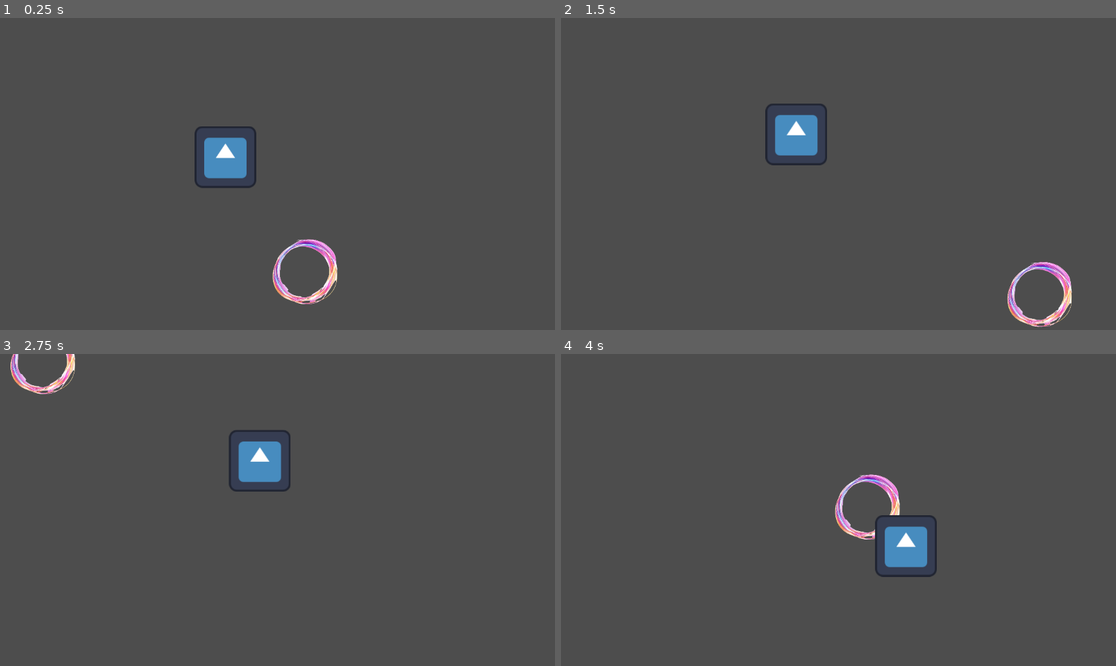
Above: before the commit, frames 1-4 (two rows, left to right).
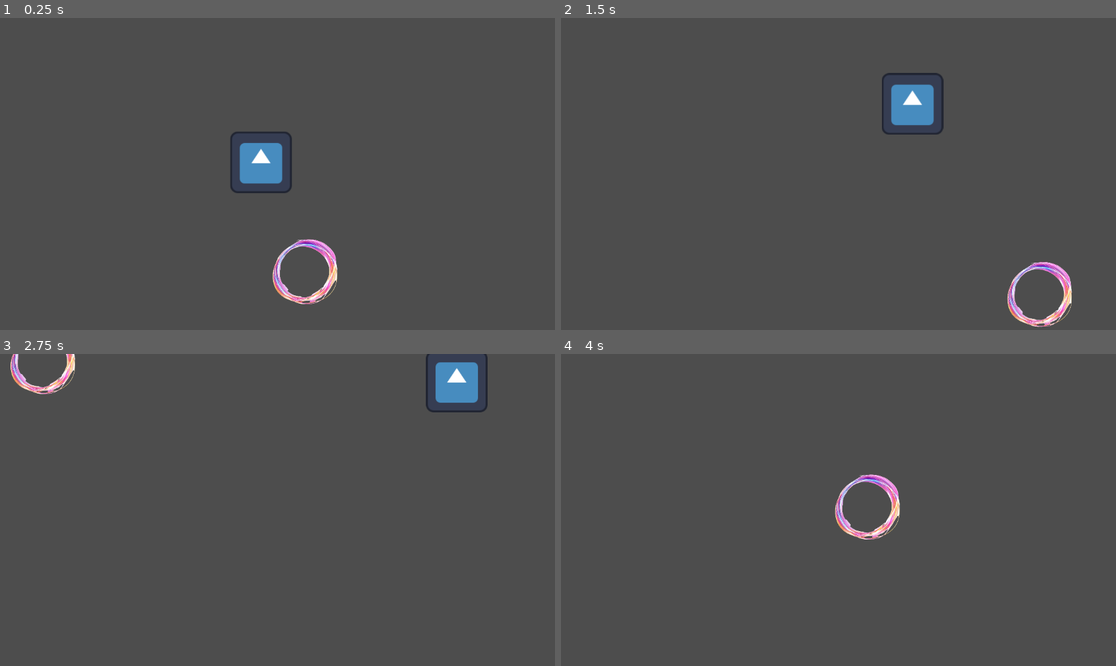
Above: after the commit, the same moments.

Repository: cc413323/ball
Game: Godot game, scene res://scenes/main.tscn
Two runs of this game, one before a commit and one after it. Both use one fixed random seed, a clock stepped at 60 frames per second and the inputs below. The engine's default icon, where the game draws it, is replaced by a stand-in: a white triangle on a blue panel in a dark square.
Inputs:
- Up to frame 1 (0.25 s): no input
- Up to frame 2 (1.5 s): hold Right (ui_right) 0.53-1.28 s; hold Down (ui_down) from 1.28 s (still down)
- Up to frame 3 (2.75 s): release Down (ui_down) at 2.03 s; hold Right (ui_right) from 2.03 s (still down)
- Up to frame 4 (4 s): release Right (ui_right) at 2.78 s; hold Up (ui_up) 2.78-3.53 s; hold Left (ui_left) from 3.53 s (still down)

The runs differ from the first frame. In frame 1, 2.2% of the frame differs, in the area x 35-53%, y 34-57%; in frame 2, 2.7%, in the area x 36-69%, y 17-48%; in frame 3, 2.5%; in frame 4, 1.4%.
Error before the commit: Attempt to call function 'seek_end' in base 'null instance' on a null instance. (res://scripts/data_collection.gd:52)
Error after the commit: Attempt to call function 'seek_end' in base 'null instance' on a null instance. (res://scripts/data_collection.gd:65)

Commit message:
fixed code in attempt to make data collection better. nope runs straight to corner. working on including respect to wall now

Diff:
--- a/data/bot_model.json
+++ b/data/bot_model.json
@@ -1 +1 @@
-[[0.00019212969241207313, 0.00012808215384289557], [0.024032959567195093, 0.05112947532726356], [-0.0010093660527379505, -0.0007343574851874091]]
+[[0.13688213025279358, -0.07591839435381177], [0.25969804866535284, -0.14027115939706855], [-0.0005237390456963587, 0.0002763039957048574]]
--- a/scripts/bot_manager.gd
+++ b/scripts/bot_manager.gd
@@ -56,7 +56,7 @@
 func _physics_process(delta):
 	var features = compute_features(global_position, rotation, ball.global_position)
 	var move_vec = predict_move(features)
-	move_vec = snap_8_directions(move_vec)
+	#move_vec = snap_8_directions(move_vec)
 
 	move_vec = move_vec.normalized() * speed
 
@@ -65,11 +65,14 @@
 
 	move_and_slide()  # NO arguments in Godot 4!
 
-	# --- Clamp to screen relative to (0,0) center ---
-	var screen_size = get_viewport_rect().size
-	var margin = 20
-	var half_w = screen_size.x / 2
-	var half_h = screen_size.y / 2
+	var margin = 50
+	var screen = get_viewport_rect().size
 
-	global_position.x = clamp(global_position.x, -half_w + margin, half_w - margin)
-	global_position.y = clamp(global_position.y, -half_h + margin, half_h - margin)
+	if global_position.x < margin:
+		move_vec.x += 1
+	if global_position.x > screen.x - margin:
+		move_vec.x -= 1
+	if global_position.y < margin:
+		move_vec.y += 1
+	if global_position.y > screen.y - margin:
+		move_vec.y -= 1
--- a/scripts/data_collection.gd
+++ b/scripts/data_collection.gd
@@ -19,6 +19,7 @@
 
 # Called every frame. 'delta' is the elapsed time since the previous frame.
 func _physics_process(delta: float) -> void:
+	#clear()
 	var distance = max(main.distance, 0.001)
 
 	vector_to_ball_x = ball.position.x - trainer.position.x
@@ -28,12 +29,20 @@
 	var forward = trainer.direction.normalized()
 	dot_forward_ball = (forward.dot(Vector2(vector_to_ball_x, vector_to_ball_y))) / distance
 	cross_forward_ball = forward_x * vector_to_ball_y - forward_y * vector_to_ball_x
-	#clear()
+
 	if trainer.direction.length() > 0.1:
 		save_game()
 
 
+
 func save():
+	var screen = get_viewport_rect().size  # screen width and height
+	var half_w = screen.x / 2
+	var half_h = screen.y / 2
+
+	# normalize so 0 = left/top edge, 1 = right/bottom edge
+	var fx = (trainer.global_position.x + half_w) / screen.x
+	var fy = (trainer.global_position.y + half_h) / screen.y
 	var save_dict = {
 		"distance" : clamp(main.distance / 500.0, 0, 1),
 		"dot_product": dot_forward_ball,
@@ -45,6 +54,10 @@
 
 func clear():
 	var save_file = FileAccess.open("user://train.save", FileAccess.WRITE)
+	if save_file:
+		save_file.close()
+	else:
+		print("Failed to clear train.save!")
 
 func save_game():
 	var save_file = FileAccess.open("user://train.save", FileAccess.READ_WRITE)
@@ -69,3 +82,5 @@
 
 		# Store the save dictionary as a new line in the save file.
 		save_file.store_line(json_string)
+
+	save_file.close()
